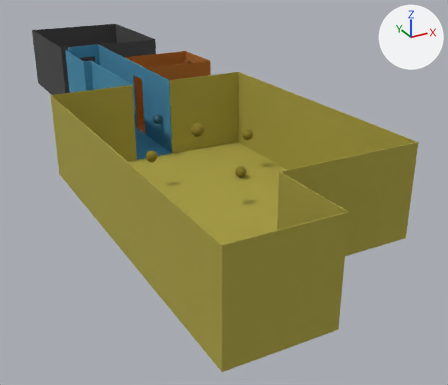
What one commit did to the FBX model Assets/Prefabs/FlatGizmo.fbx.
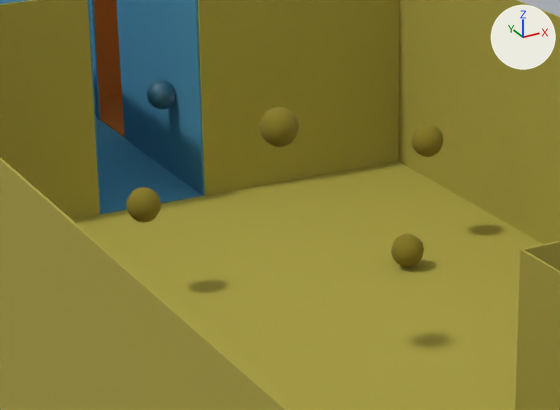
The first picture shows the older version from a 50 mm camera at (-2.88, -7.46, 2.35) aimed at (0.73, -0.91, -0.93). The close-ups show both versions on the part from 23% to 65% of the width and 23% to 59% of the height of that picture; other places that the commit changed are outside them. Arrows for +X, +Y and +Z are at upper right; the lights stay in place.

Script lines for the objects in view, before the commit:
```python
ob_living = bpy.data.objects.new('Living', me_cube_005)
ob_living.location = (-0.25, -1.359, 0.518)
ob_livingtable = bpy.data.objects.new('LivingTable', me_cube_006)
ob_livingtable.location = (-0.25, -1.359, 0.428)
ob_livingtable_001 = bpy.data.objects.new('LivingTable.001', me_cube_007)
ob_livingtable_001.location = (-0.25, -1.359, 0.518)
ob_livingtable_002 = bpy.data.objects.new('LivingTable.002', me_cube_008)
ob_livingtable_002.location = (-0.25, -1.359, 0.518)
ob_livingtable_003 = bpy.data.objects.new('LivingTable.003', me_cube_009)
ob_livingtable_003.location = (-0.25, -1.359, 0.558)
ob_livingtable_005 = bpy.data.objects.new('LivingTable.005', me_cube_011)
ob_livingtable_005.location = (-0.25, -1.359, 0.518)
# also in view: 'Corridor.001' at (0.75, 0.85, 0.01); 'Corridor' at (-0.06, 1.04, 0.01)
```
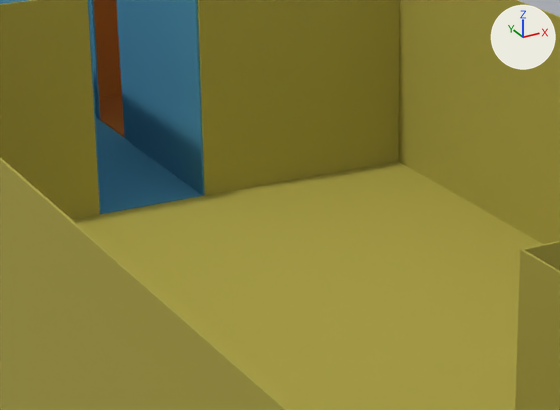
The newer file is also turned or shifted as a whole; pictures and numbers use the older file's frame.

Boxes (x1, y1, x2, y2) around the edits, measured in the close-ups (560 x 410 px):
```json
{"object": "LivingTable", "change": "deleted", "before": [260, 107, 299, 147], "on screen": "yellow"}
{"object": "LivingTable.001", "change": "deleted", "before": [126, 187, 161, 223], "on screen": "yellow"}
{"object": "LivingTable.003", "change": "deleted", "before": [391, 234, 424, 267], "on screen": "yellow"}
{"object": "LivingTable.002", "change": "deleted", "before": [412, 124, 444, 157], "on screen": "yellow"}
{"object": "LivingTable.005", "change": "deleted", "before": [147, 79, 176, 109], "on screen": "blue"}
```

The change, as JSON lines over the scene's bpy script:
```json
{"op": "remove", "block": "ob_livingtable_005", "code": ["ob_livingtable_005 = bpy.data.objects.new('LivingTable.005', me_cube_011)", "ob_livingtable_005.location = (-0.25, -1.359, 0.518)"]}
{"op": "remove", "block": "ob_livingtable_003", "code": ["ob_livingtable_003 = bpy.data.objects.new('LivingTable.003', me_cube_009)", "ob_livingtable_003.location = (-0.25, -1.359, 0.558)"]}
{"op": "remove", "block": "ob_livingtable_001", "code": ["ob_livingtable_001 = bpy.data.objects.new('LivingTable.001', me_cube_007)", "ob_livingtable_001.location = (-0.25, -1.359, 0.518)"]}
{"op": "remove", "block": "ob_livingtable", "code": ["ob_livingtable = bpy.data.objects.new('LivingTable', me_cube_006)", "ob_livingtable.location = (-0.25, -1.359, 0.428)"]}
{"op": "remove", "block": "ob_livingtable_002", "code": ["ob_livingtable_002 = bpy.data.objects.new('LivingTable.002', me_cube_008)", "ob_livingtable_002.location = (-0.25, -1.359, 0.518)"]}
```
